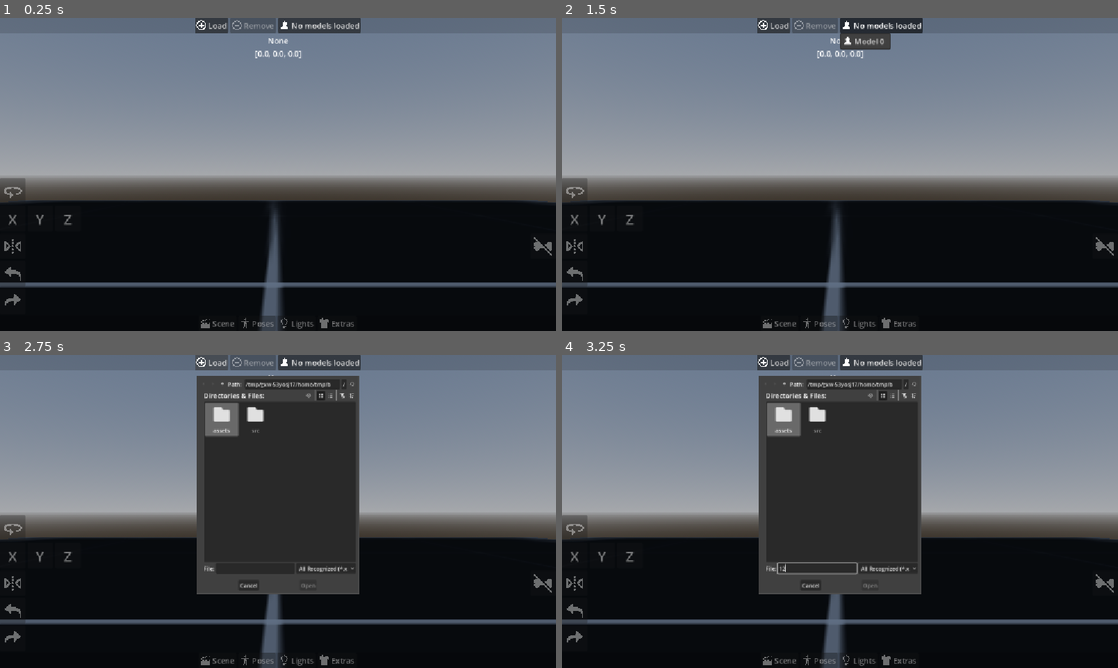
Above: before the commit, frames 1-4 (two rows, left to right).
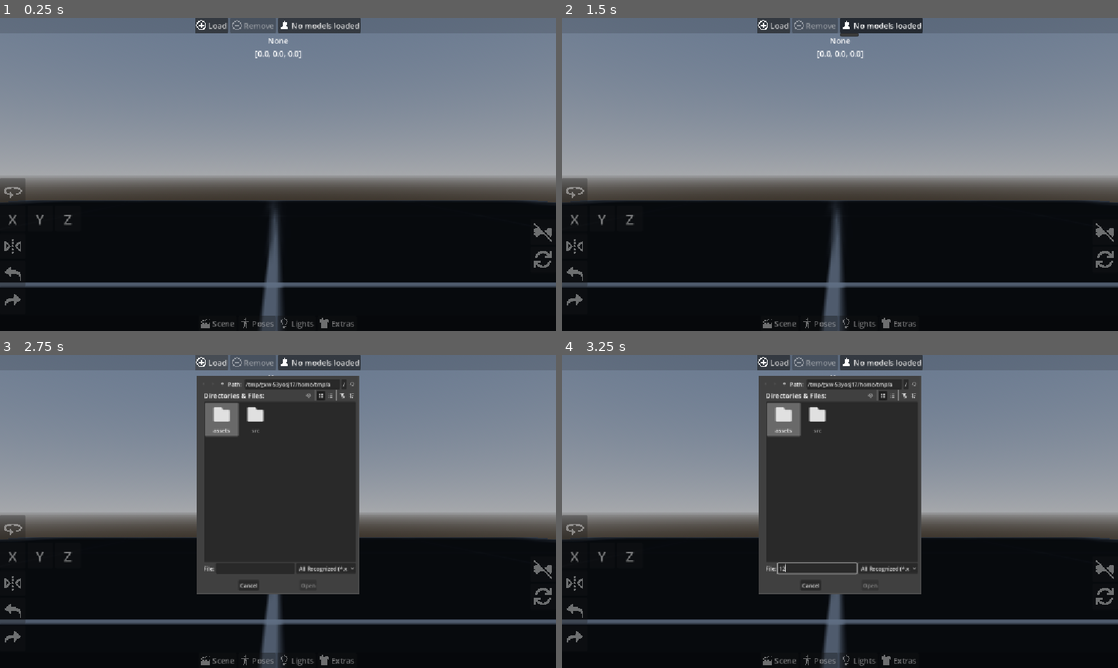
Above: after the commit, the same moments.

Repository: indeepurr/xnandroid
Game: Godot game, scene res://Main.tscn
The game is run twice, just before and just after one commit, with the same random seed, the same clock (stepped at 60 frames per second) and the same inputs.
Inputs (mouse positions are in pixels of both pictures, inside the frame that each line leads up to):
- Up to frame 1 (0.25 s): no input
- Up to frame 2 (1.5 s): tap Enter at 0.5 s; move the mouse to (962, 158) at 0.52 s; hold W 0.53-1.25 s; hold Q 0.53-1.25 s; click (962, 158) at 0.67 s; click "No models loaded" at 1.25 s
- Up to frame 3 (2.75 s): click "Load" at 2 s
- Up to frame 4 (3.25 s): click (817, 567) at 2.77 s; type "12" at 2.85 s

The runs differ from the first frame. In frame 1, 0.2% of the frame differs, in the area x 96-100%, y 65-80%; in frame 2, 0.7%, in the area x 50-100%, y 4-80%; in frame 3, 0.2%; in frame 4, 0.2%.

Commit message:
More UI setup

Diff:
--- a/Main.tscn
+++ b/Main.tscn
@@ -18,6 +18,7 @@
 [ext_resource type="Texture2D" uid="uid://bm0k6eunr8ao5" path="res://assets/undo.png" id="9_c2ibq"]
 [ext_resource type="Texture2D" uid="uid://costijy5skmsx" path="res://assets/redo.png" id="10_j4qnp"]
 [ext_resource type="Texture2D" uid="uid://c5h5lhh8dhp7d" path="res://assets/bones.png" id="11_fpfj3"]
+[ext_resource type="Texture2D" uid="uid://cifgqakn8e8wx" path="res://assets/reset.png" id="14_5tuhn"]
 
 [sub_resource type="ProceduralSkyMaterial" id="ProceduralSkyMaterial_fos0i"]
 
@@ -141,10 +142,6 @@
 text = "No models loaded"
 icon = ExtResource("7_sc1dx")
 flat = false
-item_count = 1
-popup/item_0/text = "Model 0"
-popup/item_0/icon = ExtResource("7_sc1dx")
-popup/item_0/id = 0
 
 [node name="TXT_BoneName" type="RichTextLabel" parent="UI/HBox" unique_id=115128700]
 layout_mode = 2
@@ -495,6 +492,15 @@
 icon = ExtResource("11_fpfj3")
 icon_alignment = 1
 
+[node name="BTN_BoneReset" type="Button" parent="UI/HBox/Center/CenterContainer2/VBoxContainer" unique_id=1213370536]
+custom_minimum_size = Vector2(53, 53)
+clip_contents = true
+layout_mode = 2
+theme_override_constants/icon_max_width = 40
+disabled = true
+icon = ExtResource("14_5tuhn")
+icon_alignment = 1
+
 [node name="Footer" type="PanelContainer" parent="UI/HBox" unique_id=91991528]
 layout_mode = 2
 theme_override_styles/panel = SubResource("StyleBoxFlat_0170i")
Binary file added: assets/reset.png
Not shown, added: assets/reset.png.import
